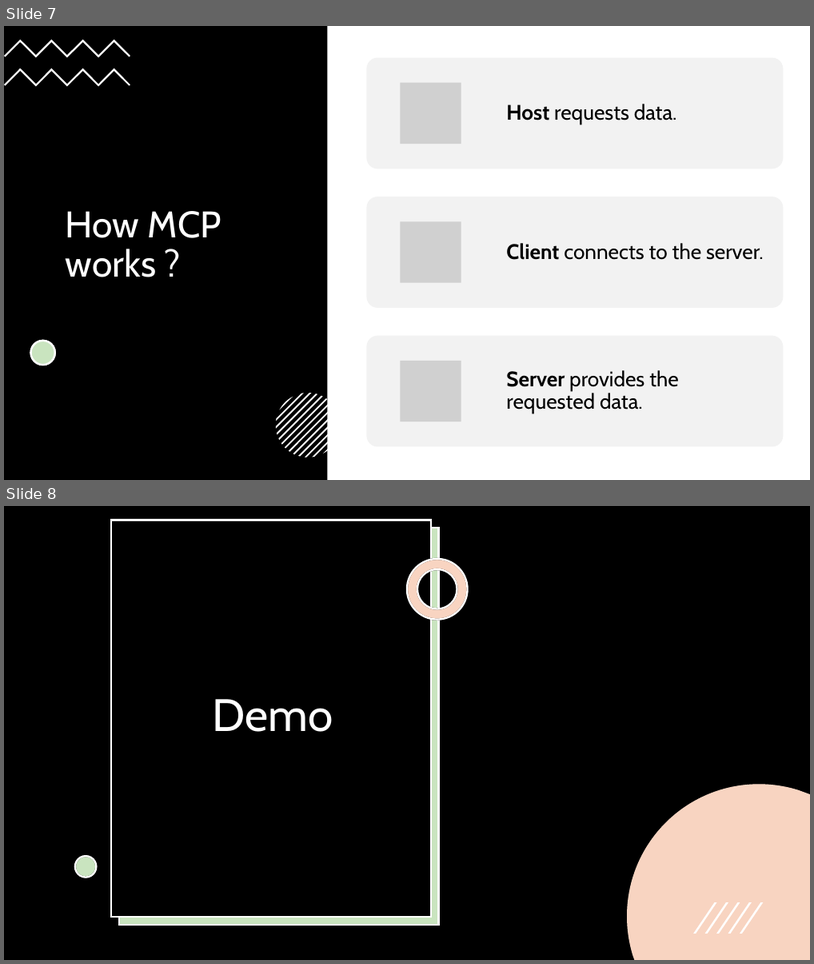
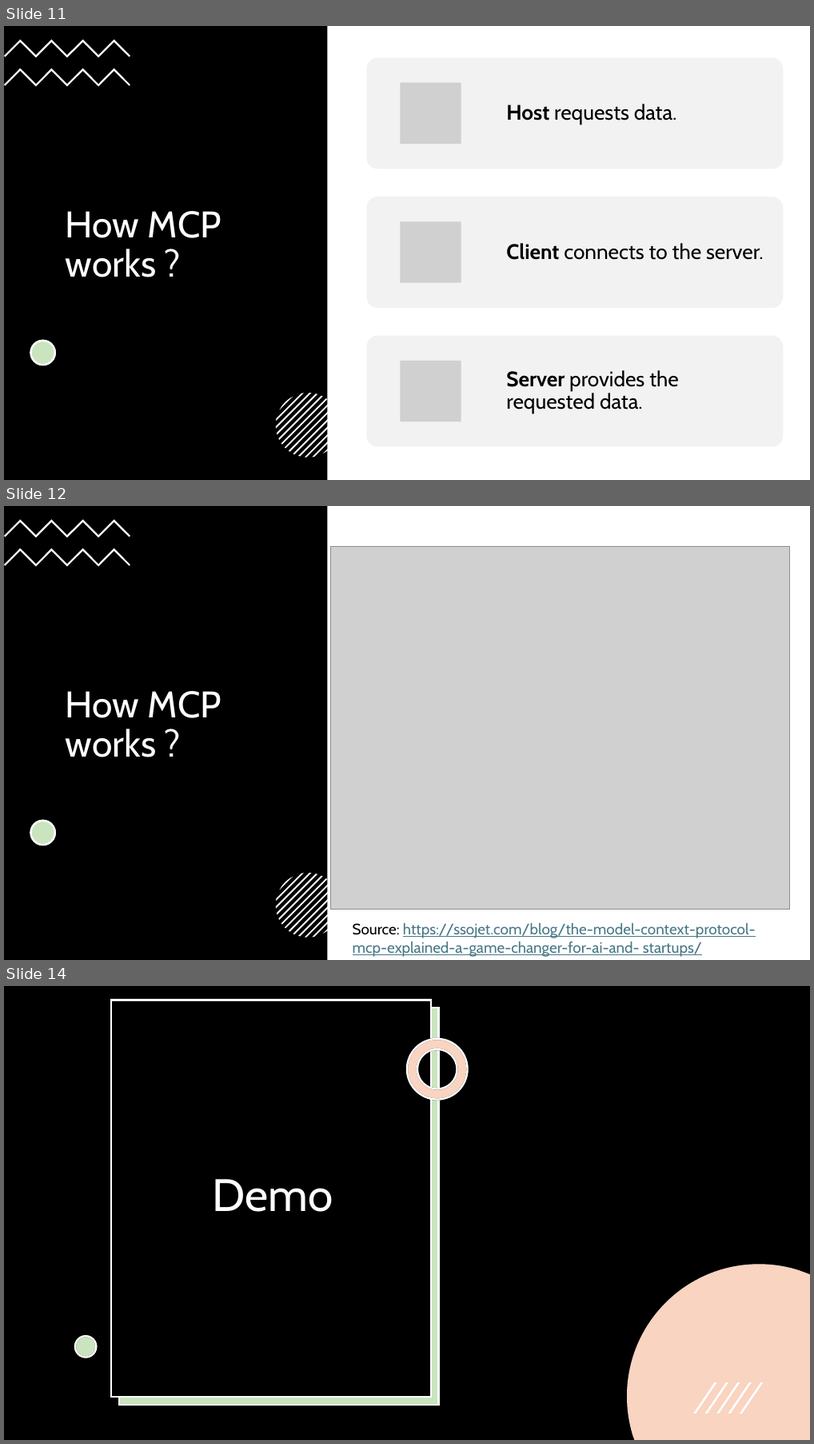
Before and after one commit to praveenraghuvanshi/tech-sessions, a slide deck: 19042025-MCP-dotnet-dotnetblr/Intro to Model Context Protocol(MCP).pptx. Shown one above the other, each under a label of ours: slides 7 and 8 before the commit, slides 11, 12 and 14 after it; the slides between them are not shown. The pictures are 814x964 and 814x1444 pixels, drawn with LibreOffice and Linux fonts; fonts in the diff are those of the drawing; grey boxes stand for pictures. Boxes give left, top, right and bottom in pixels: in the first picture for what was removed or moved away, otherwise in the second. Text is boxed around its words. In the diff, an @@ line names an element or a change of style, - is before the commit and + after.

```diff
--- a/19042025-MCP-dotnet-dotnetblr/Intro to Model Context Protocol(MCP).pptx
+++ b/19042025-MCP-dotnet-dotnetblr/Intro to Model Context Protocol(MCP).pptx
@@ slide 12 added at bbox=[4, 506, 810, 960], background #FFFFFF @@
@@ rectangle added at bbox=[4, 506, 328, 960], fill #000000 @@
@@ freeform shape added at bbox=[4, 520, 130, 537], fill #FFFFFF @@
@@ freeform shape added at bbox=[4, 548, 130, 567], fill #FFFFFF @@
@@ picture added at bbox=[330, 546, 790, 909] @@
@@ title added at bbox=[66, 691, 222, 757], 44 pt, text #FFFFFF @@
+How MCP works ?
@@ ellipse added at bbox=[30, 820, 55, 844], fill #FFFFFF, outline #FFFFFF 2.25 pt @@
@@ ellipse added at bbox=[30, 820, 55, 844], fill #4EA72E at 30% opacity, outline #FFFFFF 2.25 pt @@
@@ group added at bbox=[276, 872, 340, 937]: 13 freeform shapes @@
@@ text added at bbox=[353, 923, 756, 956], 18 pt, text #467886, underline @@
+Source: https://ssojet.com/blog/the-model-context-protocol-mcp-explained-a-game-changer-for-ai-and- startups/
@@ what was slide 7 is now slide 11 @@
@@ what was slide 8 is now slide 14 @@
```
Also in this commit, not shown: 4 slides changed, 5 other slides added.
